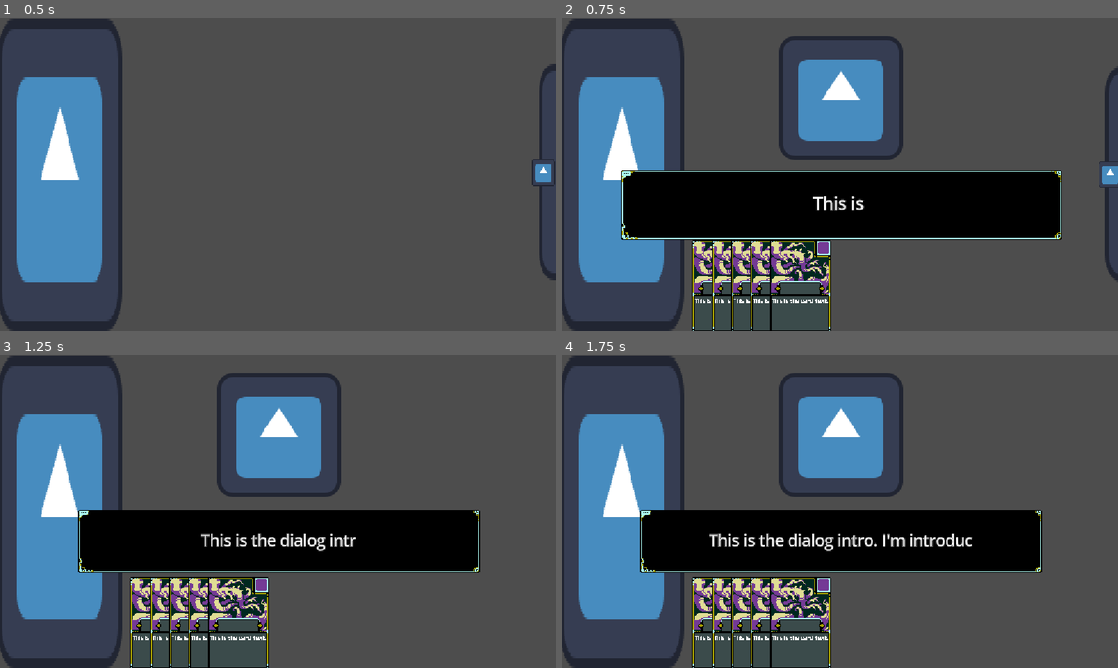
Above: before the commit, frames 1-4 (two rows, left to right).
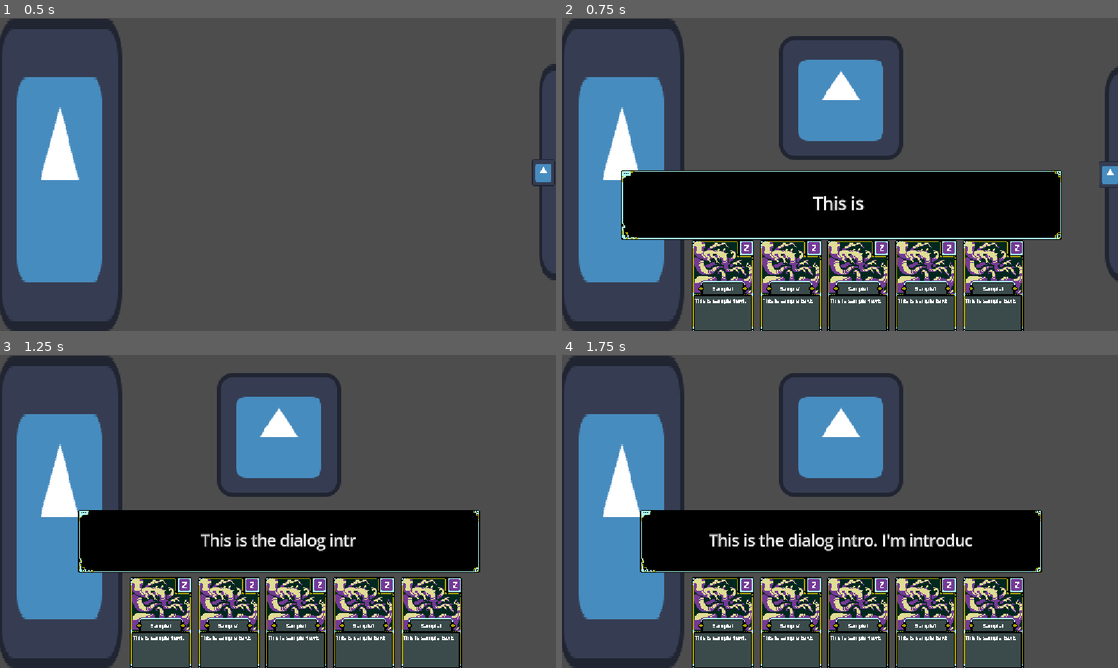
Above: after the commit, the same moments.

Repository: uGustaHd/CafeGJProject
Game: Godot game, scene res://Scenes/main.tscn
Same seed, same stepped clock (60 frames per second), same inputs: the game is played once before the commit and once after it. The engine's default icon, where the game draws it, is replaced by a stand-in: a white triangle on a blue panel in a dark square.
Inputs (mouse positions are in pixels of both pictures, inside the frame that each line leads up to):
- Up to frame 1 (0.5 s): no input
- Up to frame 2 (0.75 s): click (1106, 171) at 0.5 s
- Up to frame 3 (1.25 s): no input
- Up to frame 4 (1.75 s): tap Enter (ui_accept) at 1.25, 1.52 s; hold Right (ui_right) from 1.28 s (still down)

Frame 1 is identical in both runs. In frame 2, 8.9% of the frame differs, in the area x 27-84%, y 70-100%; in frame 3, 8.9%; in frame 4, 8.9%.

Commit message:
Generic cards fill themselves out

Diff:
--- a/card system/card resources/card.gd
+++ b/card system/card resources/card.gd
@@ -3,7 +3,9 @@
 
 
 #region properties
+@export var title : String
 @export var card_art : Texture
+@export_multiline var effect_text : String
 
 @export var green_add : int = 0
 @export var blue_add : int = 0
--- a/card system/card resources/sample1.tres
+++ b/card system/card resources/sample1.tres
@@ -5,5 +5,8 @@
 
 [resource]
 script = ExtResource("1_rsh8p")
+title = "Sample1"
 card_art = ExtResource("1_8lbdq")
+effect_text = "This is sample text."
+energy_cost = 2
 metadata/_custom_type_script = "uid://b8yono3xc1siy"
--- a/card system/card_generic.gd
+++ b/card system/card_generic.gd
@@ -1,25 +1,24 @@
 extends Control
 
-#WARNING: Only an export for testing
-@export var card_resource : Card
-var art : Texture
-var card_text : String
-var costs : Dictionary[String, int] = {
-"Energy" : 0,
-"Joy" : 0,
-"Anguish" : 0,
-"Green" : 0,
-"Blue" : 0,
-"Red" : 0,
-}
+
+var card_resource : Card
+
+@onready var effect_text : RichTextLabel = $Base/EffectText
+@onready var title : RichTextLabel = $Art/Title
+@onready var energy_cost : RichTextLabel = $CostIcon/EnergyCost
+@onready var art : TextureRect = $Art
+
+
 
 # Called by HandHolder once card resource is added.
 func initialize_card(source_card : Card) -> void:
 	card_resource = source_card
-	art = card_resource.card_art
-	costs["Energy"] = card_resource.energy_cost
-	costs["Joy"] = card_resource.joy_cost
-	costs["Anguish"] = card_resource.anguish_cost
-	costs["Green"] = card_resource.green_cost
-	costs["Blue"] = card_resource.blue_cost
-	costs["Red"] = card_resource.red_cost
+	art.texture = card_resource.card_art
+	title.text = card_resource.title
+	energy_cost.text = str(card_resource.energy_cost)
+	effect_text.text = card_resource.effect_text
+	fill_additional_costs()
+
+#TODO: If card has costs other that energy, should add those icons to card.
+func fill_additional_costs() -> void:
+	pass
--- a/card system/card_generic.tscn
+++ b/card system/card_generic.tscn
@@ -21,7 +21,7 @@
 texture = ExtResource("1_sj6e3")
 metadata/_edit_use_anchors_ = true
 
-[node name="RichTextLabel" type="RichTextLabel" parent="Base"]
+[node name="EffectText" type="RichTextLabel" parent="Base"]
 layout_mode = 0
 offset_left = 1.0
 offset_top = 2.0
@@ -40,6 +40,17 @@
 texture = ExtResource("3_1q60f")
 metadata/_edit_use_anchors_ = true
 
+[node name="Title" type="RichTextLabel" parent="Art"]
+layout_mode = 0
+offset_left = 10.0
+offset_top = 43.0
+offset_right = 52.0
+offset_bottom = 56.0
+theme = ExtResource("3_11dsn")
+text = "Title"
+horizontal_alignment = 1
+vertical_alignment = 1
+
 [node name="Border" type="TextureRect" parent="."]
 layout_mode = 0
 offset_right = 64.0
@@ -54,3 +65,14 @@
 offset_bottom = 16.0
 texture = ExtResource("4_11dsn")
 metadata/_edit_use_anchors_ = true
+
+[node name="EnergyCost" type="RichTextLabel" parent="CostIcon"]
+layout_mode = 0
+offset_left = 2.0
+offset_right = 16.0
+offset_bottom = 16.0
+theme = ExtResource("3_11dsn")
+theme_override_font_sizes/normal_font_size = 12
+text = "0"
+horizontal_alignment = 1
+vertical_alignment = 1
--- a/card system/misc/hand_hbox.gd
+++ b/card system/misc/hand_hbox.gd
@@ -2,16 +2,17 @@
 
 
 var max_separation : int = 100
+var min_separation : int = 32
 
 
+# WARNING: Not thoroughly tested for all hand sizes
 func adjust_separation():
-	var new_seperation : int = max_separation / get_child_count()
-	add_theme_constant_override("separation", new_seperation)
-	print_debug("hand separation adjusted")
+	var new_separation : int = max_separation - (get_child_count() * 6)
+	new_separation = max(new_separation, min_separation)
+	add_theme_constant_override("separation", new_separation)
 
-
-func _on_child_entered_tree(node: Node) -> void:
+func _on_child_entered_tree(_node: Node) -> void:
 	adjust_separation()
 
-func _on_child_exiting_tree(node: Node) -> void:
+func _on_child_exiting_tree(_node: Node) -> void:
 	adjust_separation()
--- a/card system/piles/hand_holder.gd
+++ b/card system/piles/hand_holder.gd
@@ -12,5 +12,5 @@
 
 func spawn_card_ui(spawned_card):
 	var new_card_ui = CardGeneric.instantiate()
+	HBox.add_child(new_card_ui)
 	new_card_ui.initialize_card(spawned_card)
-	HBox.add_child(new_card_ui)
